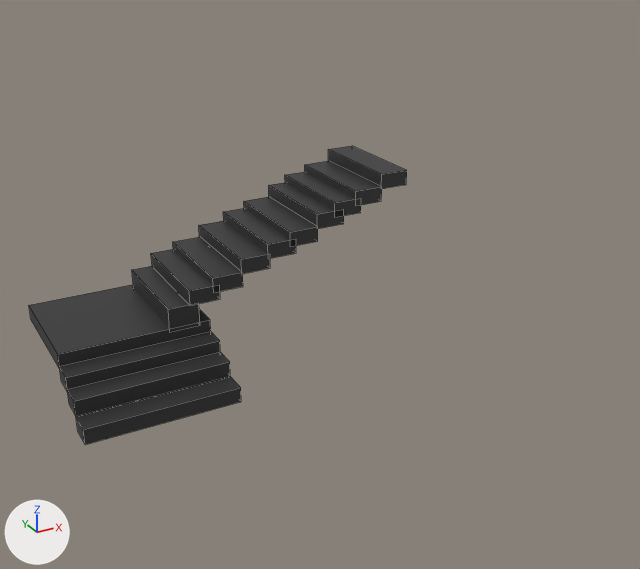
Renders of the FBX model Assets/Kellertreppe .fbx from each side of a commit.
The view is the same before and after, from a camera (50 mm lens) standing at (-4.3, -15.68, 7.95) and looking at (3.41, -1.66, 0.94). Lighting does not change. The marker at lower left points along +X, +Y and +Z. Mesh edges are drawn as thin lines. Vertices at the same position are counted once.

The older version as bpy lines, for what is in view:
```python
me_cube_221 = bpy.data.meshes.new('Cube.221')
me_cube_221.from_pydata(...)  # 112 vertices, 84 faces; spans x -20.7..33.9, y -1.2..23.3, z -0.8..28.8
me_cube_221.materials.append(mat_kellertreppe_material_grau)  # black #313131
ob_kellertreppe = bpy.data.objects.new('Kellertreppe', me_cube_221)
ob_kellertreppe.location = (1.24, -2.08, -0.72)
ob_kellertreppe.scale = (0.137, 0.155, 0.119)
```
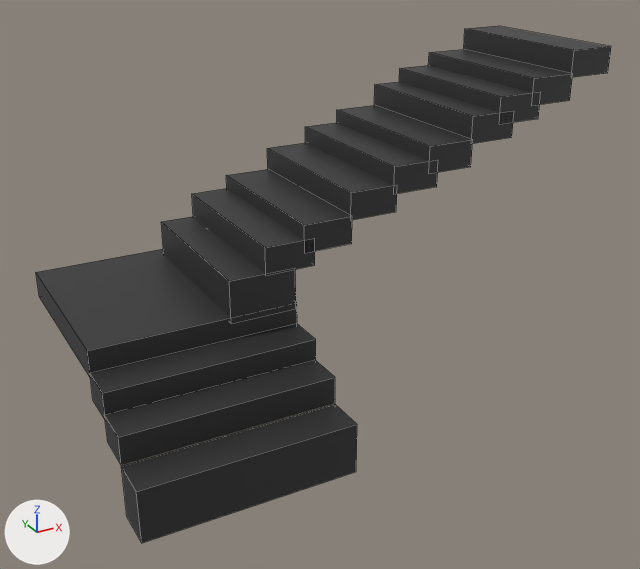
Boxes [x1, y1, x2, y2] around the edits, measured in the pictures (640 x 569 px; the box of a moved part takes in the faces that stretch with it):
```json
{"object": "Kellertreppe", "change": "reshaped, moved, turned, rescaled", "before": [29, 146, 407, 445], "after": [36, 26, 611, 543]}
{"part": 1, "of": "me_cube_221", "change": "moved or reshaped", "before": [285, 172, 361, 217], "after": [399, 65, 541, 124]}
{"part": 2, "of": "me_cube_221", "change": "moved or reshaped", "before": [269, 183, 344, 229], "after": [374, 82, 514, 144]}
{"part": 3, "of": "me_cube_221", "change": "moved or reshaped", "before": [244, 197, 318, 247], "after": [337, 105, 473, 173]}
{"part": 4, "of": "me_cube_221", "change": "moved or reshaped", "before": [223, 208, 296, 258], "after": [305, 123, 438, 194]}
{"part": 5, "of": "me_cube_221", "change": "moved or reshaped", "before": [151, 249, 220, 305], "after": [192, 188, 315, 275]}
{"part": 6, "of": "me_cube_221", "change": "moved or reshaped", "before": [173, 237, 243, 292], "after": [226, 169, 352, 253]}
{"part": 7, "of": "me_cube_221", "change": "moved or reshaped", "before": [199, 221, 270, 274], "after": [267, 143, 397, 220]}
{"part": 8, "of": "me_cube_221", "change": "moved or reshaped", "before": [328, 146, 407, 189], "after": [464, 26, 611, 77]}
{"part": 9, "of": "me_cube_221", "change": "moved or reshaped", "before": [305, 161, 382, 206], "after": [428, 49, 573, 105]}
{"part": 10, "of": "me_cube_221", "change": "moved or reshaped", "before": [29, 266, 241, 445], "after": [36, 217, 357, 543]}
```

Scene script edits in JSON lines:
```json
{"block": "me_cube_221", "where": "# used by ob_kellertreppe; location = (1.24, -2.08, -0.72); scale = (0.137, 0.155, 0.119)"}
{"op": "remove", "block": "me_cube_221", "code": "me_cube_221.from_pydata(...)  # 112 vertices, 84 faces; spans x -20.7..33.9, y -1.2..23.3, z -0.8..28.8"}
{"op": "add", "block": "me_cube_221", "code": "me_cube_221.from_pydata(...)  # 112 vertices, 84 faces; spans x -1693.6..3390.4, y -304.3..2882.8, z -2333.5..122.0"}
{"block": "me_cube_221", "change": "me_cube_221 part 1: the loose piece of 8 vertices spanning x 21.3..25.9, y 7.6..22.0, z 22.6..25.2 is turned -90 degrees about the x axis through the mesh origin and scaled by 100"}
{"block": "me_cube_221", "change": "me_cube_221 part 2: the loose piece of 8 vertices spanning x 18.4..22.9, y 7.6..22.0, z 21.1..23.7 is turned -90 degrees about the x axis through the mesh origin and scaled by 100"}
{"block": "me_cube_221", "change": "me_cube_221 part 3: the loose piece of 8 vertices spanning x 13.9..18.5, y 7.6..22.0, z 18.8..21.4 is turned -90 degrees about the x axis through the mesh origin and scaled by 100"}
{"block": "me_cube_221", "change": "me_cube_221 part 4: the loose piece of 8 vertices spanning x 10.3..14.9, y 7.6..22.0, z 17.4..20.0 is turned -90 degrees about the x axis through the mesh origin and scaled by 100"}
{"block": "me_cube_221", "change": "me_cube_221 part 5: the loose piece of 8 vertices spanning x -1.9..2.6, y 7.6..22.0, z 12.0..14.6 is turned -90 degrees about the x axis through the mesh origin and scaled by 100"}
{"block": "me_cube_221", "change": "me_cube_221 part 6: the loose piece of 8 vertices spanning x 1.7..6.2, y 7.6..22.0, z 13.4..16.0 is turned -90 degrees about the x axis through the mesh origin and scaled by 100"}
{"block": "me_cube_221", "change": "me_cube_221 part 7: the loose piece of 8 vertices spanning x 6.1..10.7, y 7.6..22.0, z 15.7..18.3 is turned -90 degrees about the x axis through the mesh origin and scaled by 100"}
{"block": "me_cube_221", "change": "me_cube_221 part 8: the loose piece of 8 vertices spanning x 29.4..33.9, y 7.6..22.0, z 26.2..28.8 is turned -90 degrees about the x axis through the mesh origin and scaled by 100"}
{"block": "me_cube_221", "change": "me_cube_221 part 9: the loose piece of 8 vertices spanning x 24.9..29.5, y 7.6..22.0, z 24.0..26.6 is turned -90 degrees about the x axis through the mesh origin and scaled by 100"}
{"block": "me_cube_221", "change": "me_cube_221 part 10: 40 of 112 vertices moved; they spanned x -20.7..1.0, y -1.2..23.3, z -0.8..12.2 and now span x -1693.6..100.0, y -304.3..1221.3, z -2333.5..122.0; mean shift (-672.2, 496.4, -815.2); largest move (-20.7, 23.3, 8.6) -> (-1693.6, 864.3, -2333.5)"}
{"op": "set", "path": "ob_kellertreppe.location", "old": "(1.24, -2.08, -0.72)", "new": "(2.3, -4.3, -0.72)"}
{"op": "set", "path": "ob_kellertreppe.rotation_euler", "old": "(0.0, 0.0, 0.0)", "new": "(1.571, 0.0, 0.0)", "note": "degrees (0, 0, 0) -> degrees (90, 0, 0)"}
{"op": "set", "path": "ob_kellertreppe.scale", "old": "(0.137, 0.155, 0.119)", "new": "(0.00218, 0.00204, 0.00245)"}
```
